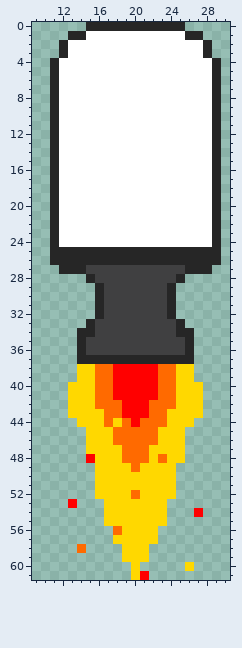
File history of a pixel-art sprite, image/aircar/engeen2.png. The picture above is the old version.
The file is 41x62 pixels. Colours within 5 levels of each other are drawn and written as one. Shown: x 9..30, y 0..61.
New version:
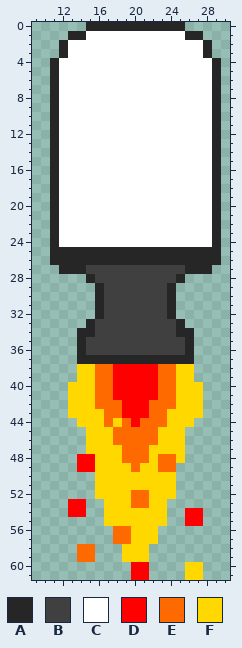
Palette (. is transparent): A #262626  B #404041  C #ffffff  D #ff0000  E #ff6a00  F #ffd800
The exact change:
The edit adds colour D in row 48 at x 14; in row 49 at x 14 to 15; in row 53 at x 14; in row 54 at x 13 to 14 and 26; in row 55 at x 26 to 27; in row 60 at x 21.
Colour F gives way to colour D in rows 60 to 61 at x 20.
The edit adds colour E in row 58 at x 15; in row 59 at x 14 to 15.
Colour F gives way to colour E in row 48 at x 24; in row 49 at x 23 to 24; in row 52 at x 21; in row 53 at x 20 to 21; in row 56 at x 19; in row 57 at x 18 to 19.
The edit adds colour F in row 60 at x 27; in row 61 at x 26 to 27.
